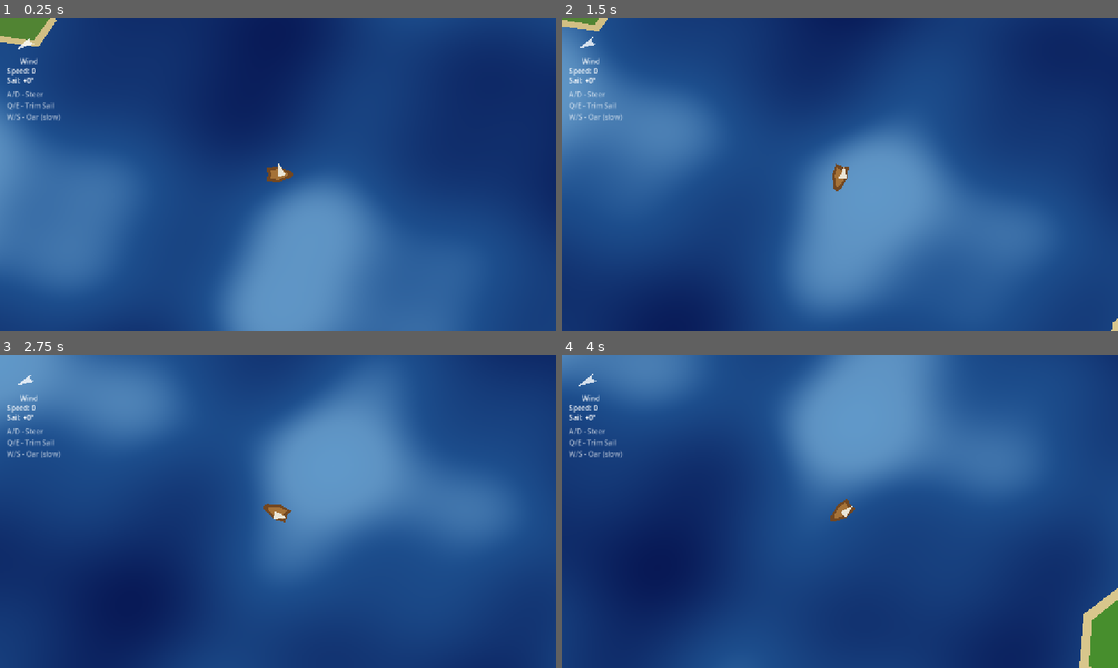
Above: before the commit, frames 1-4 (two rows, left to right).
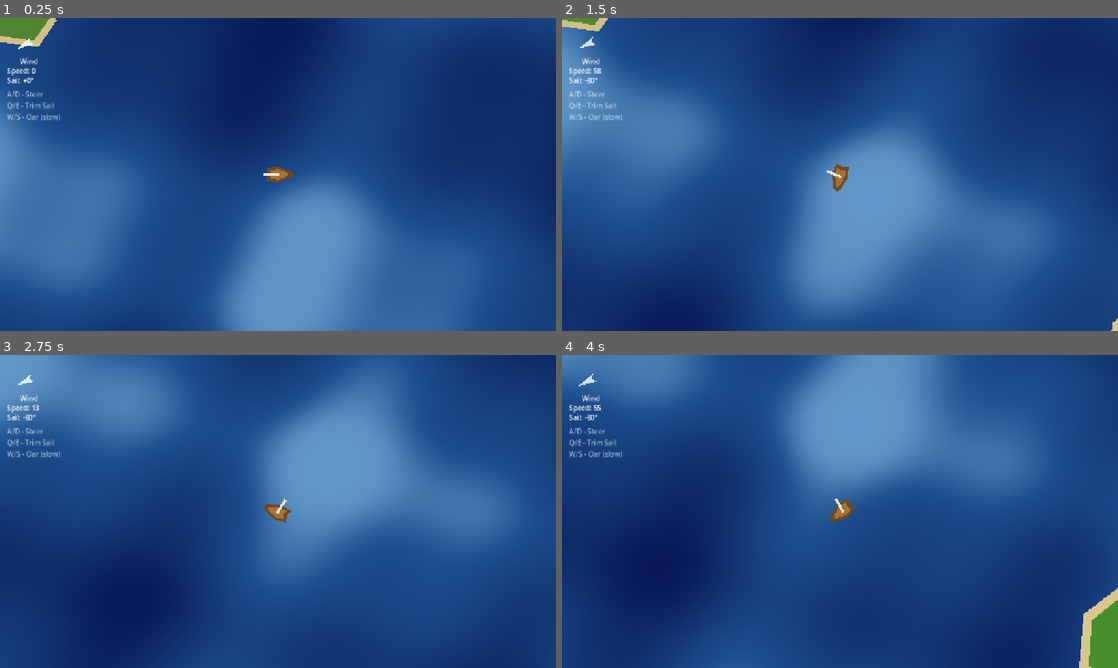
Above: after the commit, the same moments.

Repository: fildon/Take-the-Helm
Game: Godot game, scene res://scenes/main.tscn
Two runs of this game, one before a commit and one after it. Both use one fixed random seed, a clock stepped at 60 frames per second and the inputs below.
Inputs (mouse positions are in pixels of both pictures, inside the frame that each line leads up to):
- Up to frame 1 (0.25 s): no input
- Up to frame 2 (1.5 s): move the mouse to (962, 158) at 0.52 s; hold D 0.53-1.25 s; hold Q 0.53-1.25 s; click (962, 158) at 0.67 s; drag from (728, 190) to (812, 237) at 1.27 s
- Up to frame 3 (2.75 s): move the mouse to (333, 442) at 2.02 s; hold D from 2.03 s (still down); hold Q from 2.03 s (still down)
- Up to frame 4 (4 s): release D at 2.75 s; release Q at 2.75 s; drag from (812, 574) to (673, 464) at 2.77 s; move the mouse to (1006, 558) at 3.52 s; hold A from 3.53 s (still down); hold Q from 3.53 s (still down)

The runs differ from the first frame. In frame 1, less than 0.1% of the frame differs, in the area x 47-52%, y 46-51%; in frame 2, less than 0.1%; in frame 3, 0.1%, in the area x 4-52%, y 16-53%; in frame 4, less than 0.1%.

Commit message:
hud fixes and sail reshaping

Diff:
--- a/scenes/boat.tscn
+++ b/scenes/boat.tscn
@@ -1,24 +1,24 @@
-[gd_scene load_steps=3 format=3]
+[gd_scene format=3 uid="uid://ci5nelaoxotj1"]
 
-[ext_resource type="Script" path="res://scripts/boat.gd" id="1_boat"]
+[ext_resource type="Script" uid="uid://vdm27cvh6rdf" path="res://scripts/boat.gd" id="1_boat"]
 
 [sub_resource type="RectangleShape2D" id="RectShape_1"]
 size = Vector2(44, 24)
 
-[node name="Boat" type="CharacterBody2D"]
+[node name="Boat" type="CharacterBody2D" unique_id=200335981]
 script = ExtResource("1_boat")
 
-[node name="Hull" type="Polygon2D" parent="."]
+[node name="Hull" type="Polygon2D" parent="." unique_id=2033511838]
 color = Color(0.45, 0.28, 0.13, 1)
 polygon = PackedVector2Array(-18, -10, 0, -12, 20, -5, 24, 0, 20, 5, 0, 12, -18, 10, -15, 0)
 
-[node name="Deck" type="Polygon2D" parent="."]
+[node name="Deck" type="Polygon2D" parent="." unique_id=1725459774]
 color = Color(0.65, 0.45, 0.22, 1)
 polygon = PackedVector2Array(-12, -7, 0, -8, 14, -3, 17, 0, 14, 3, 0, 8, -12, 7, -10, 0)
 
-[node name="Sail" type="Polygon2D" parent="."]
+[node name="Sail" type="Polygon2D" parent="." unique_id=1364250947]
 color = Color(0.92, 0.9, 0.84, 1)
-polygon = PackedVector2Array(0, -18, 12, 0, 0, 4)
+polygon = PackedVector2Array(-22, -2, 2, -2, 2, 2, -22, 2)
 
-[node name="CollisionShape2D" type="CollisionShape2D" parent="."]
+[node name="CollisionShape2D" type="CollisionShape2D" parent="." unique_id=933883357]
 shape = SubResource("RectShape_1")
--- a/scripts/boat.gd
+++ b/scripts/boat.gd
@@ -35,6 +35,10 @@
 @onready var _sail_polygon: Polygon2D = $Sail
 
 
+func _ready() -> void:
+	add_to_group("boat")
+
+
 func _physics_process(delta: float) -> void:
 	# ── Steering (rudder) ─────────────────────────────────────────
 	var steer := 0.0
@@ -51,11 +55,11 @@
 	if Input.is_key_pressed(KEY_E):
 		trim += 1.0
 	sail_angle = clampf(sail_angle + trim * sail_trim_speed * delta,
-						-max_sail_angle, max_sail_angle)
+						- max_sail_angle, max_sail_angle)
 
 	# ── Wind force on sail ────────────────────────────────────────
 	var wind_dir: Vector2 = Wind.wind_direction
-	var wind_str: float   = Wind.wind_strength
+	var wind_str: float = Wind.wind_strength
 
 	# Apparent wind = true wind − boat velocity (simplified).
 	var apparent_wind := wind_dir * wind_str - velocity
--- a/scripts/wind_hud.gd
+++ b/scripts/wind_hud.gd
@@ -3,20 +3,23 @@
 
 @onready var _wind_arrow: Polygon2D = $WindArrow
 @onready var _speed_label: Label = $SpeedLabel
-@onready var _sail_label: Label  = $SailLabel
+@onready var _sail_label: Label = $SailLabel
 
 var _boat: CharacterBody2D
 
 
 func _ready() -> void:
-	# Find the boat in the scene tree (sibling or child of parent).
+	_find_boat()
+
+
+func _find_boat() -> void:
 	_boat = get_tree().get_first_node_in_group("boat") as CharacterBody2D
-	if not _boat:
-		# Fall back to path from main scene.
-		_boat = get_node_or_null("../Boat") as CharacterBody2D
 
 
 func _process(_delta: float) -> void:
+	if not _boat:
+		_find_boat()
+
 	# ── Wind arrow ────────────────────────────────────────────────
 	if _wind_arrow:
 		# Show the direction the wind is blowing *from* (more intuitive).
